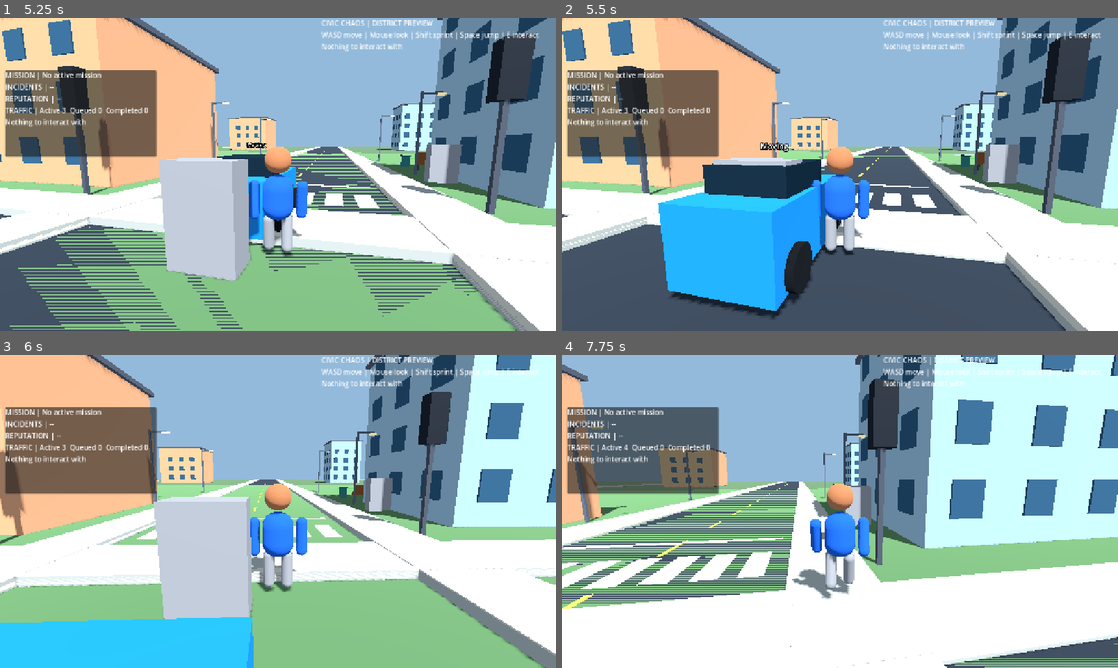
Above: before the commit, frames 1-4 (two rows, left to right).
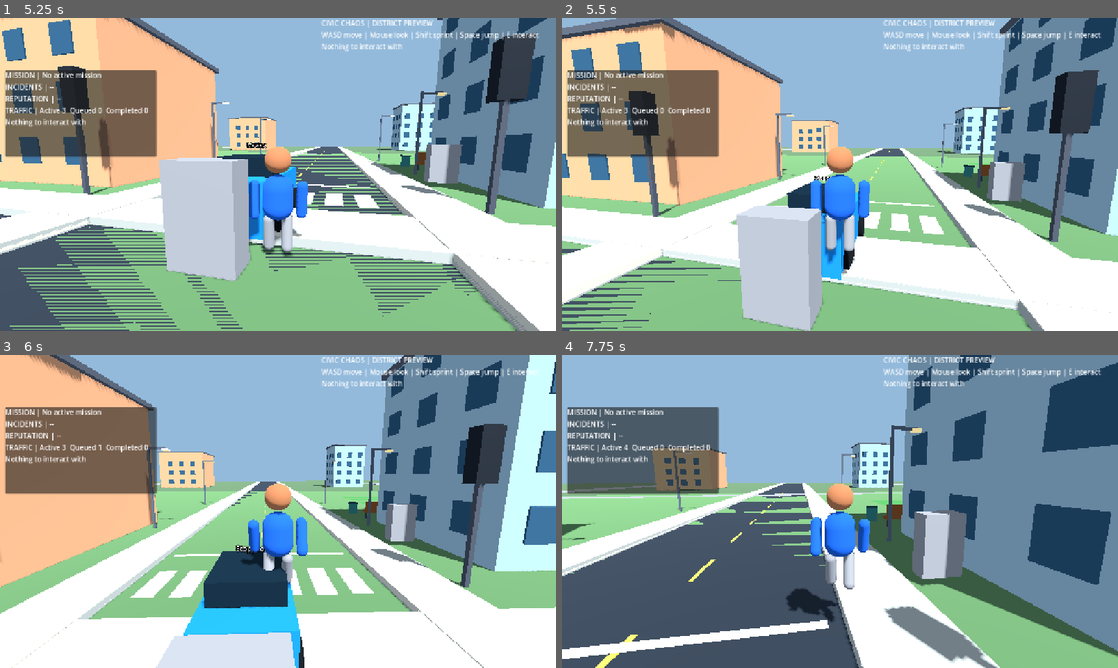
Above: after the commit, the same moments.

Repository: gauravprajapat-23/civic-chaos
Game: Godot game, scene res://scenes/core/menu.tscn
Same seed, same stepped clock (60 frames per second), same inputs: the game is played once before the commit and once after it.
Inputs (mouse positions are in pixels of both pictures, inside the frame that each line leads up to):
- Up to frame 1 (5.25 s): click "Start Game" at 0.5 s; tap Enter at 1.25 s; move the mouse to (305, 174) at 1.27 s; hold E (interact) 1.28-2.03 s; hold W (move_forward) from 1.28 s (still down); tap Space (jump) at 1.52, 2.27, 3.77, 4.52 s; move the mouse to (250, 174) at 2.02 s; tap Shift (sprint) at 2.1, 3.6, 5.1 s; move the mouse to (289, 168) at 2.77 s; hold E (interact) 2.78-3.53 s; move the mouse to (272, 180) at 3.52 s; move the mouse to (316, 177) at 4.27 s; hold E (interact) 4.28-5.03 s; move the mouse to (233, 171) at 5.02 s
- Up to frame 2 (5.5 s): keep holding W (move_forward); tap Space (jump) at 5.27 s
- Up to frame 3 (6 s): keep holding W (move_forward); move the mouse to (283, 511) at 5.77 s; hold E (interact) from 5.78 s (still down)
- Up to frame 4 (7.75 s): move the mouse to (817, 505) at 6.52 s; release W (move_forward) at 6.53 s; release E (interact) at 6.53 s; hold D (move_right) 6.53-7.28 s; tap Shift (sprint) at 6.6 s; tap Space (jump) at 6.77, 7.52 s; move the mouse to (867, 511) at 7.27 s; hold W (move_forward) from 7.28 s (still down); hold E (interact) from 7.28 s (still down)

Frame 1 is identical in both runs. In frame 2, 56% of the frame differs, in the area x 0-100%, y 0-100%; in frame 3, 57%; in frame 4, 67%.

Commit message:
fix(traffic): prevent lane-following cars from entering player and pedestrian colliders

Diff:
--- a/scripts/traffic/vehicle_agent.gd
+++ b/scripts/traffic/vehicle_agent.gd
@@ -94,12 +94,64 @@
     if is_finite(lead_gap_m):
         travel = CivicFollowingController.permitted_travel(travel, lead_gap_m, minimum_gap_m)
         next_speed = minf(next_speed, travel / delta)
+    if travel > 0.0 and _path_has_vulnerable_obstacle(travel):
+        travel = 0.0
+        next_speed = 0.0
     speed_mps = next_speed
     _travel(travel)
     if active:
         _place_on_lane()
     if feedback != null:
         feedback.observe_vehicle(speed_mps, active, stop_requested)
+
+## Guard the physical vehicle scene against player/pedestrian penetration.
+## Abstract Node3D agents used in deterministic unit tests have no collider;
+## they keep the original lane-following behavior.
+func _path_has_vulnerable_obstacle(travel: float) -> bool:
+    if not is_inside_tree():
+        return false
+    var collision_body := get_node_or_null("CollisionBody") as StaticBody3D
+    if collision_body == null:
+        return false
+    var collision_shape := collision_body.get_node_or_null("CollisionShape3D") as CollisionShape3D
+    if collision_shape == null or collision_shape.shape == null:
+        return false
+    var space := get_world_3d().direct_space_state
+    var query := PhysicsShapeQueryParameters3D.new()
+    query.shape = collision_shape.shape
+    query.collision_mask = 2 | 8
+    query.exclude = [collision_body.get_rid()]
+    query.margin = 0.02
+    var original_index := current_route_index
+    var original_distance := lane_distance_m
+    var remaining := travel
+    # Sample the swept path at sub-metre intervals, including turns.
+    var samples: int = maxi(1, int(ceil(travel / 0.4)))
+    for sample_index in range(1, samples + 1):
+        remaining = travel * float(sample_index) / float(samples)
+        var index := original_index
+        var distance := original_distance
+        while index < route.size() - 1:
+            var lane: CivicLaneData = road_graph.get_lane(route[index])
+            if lane == null:
+                return true
+            var available := maxf(0.0, lane.length_m() - distance)
+            if remaining <= available:
+                break
+            remaining -= available
+            index += 1
+            distance = 0.0
+        var sampled_lane: CivicLaneData = road_graph.get_lane(route[index])
+        if sampled_lane == null:
+            return true
+        var location: Dictionary = sample_centerline(sampled_lane.centerline, distance + remaining)
+        var tangent: Vector3 = location["tangent"]
+        var heading := atan2(-tangent.x, -tangent.z)
+        var basis := Basis(Vector3.UP, heading)
+        query.transform = Transform3D(basis, location["position"] + basis * collision_shape.position)
+        if not space.intersect_shape(query, 1).is_empty():
+            return true
+    return false
 
 func _travel(distance: float) -> void:
     var remaining := distance
